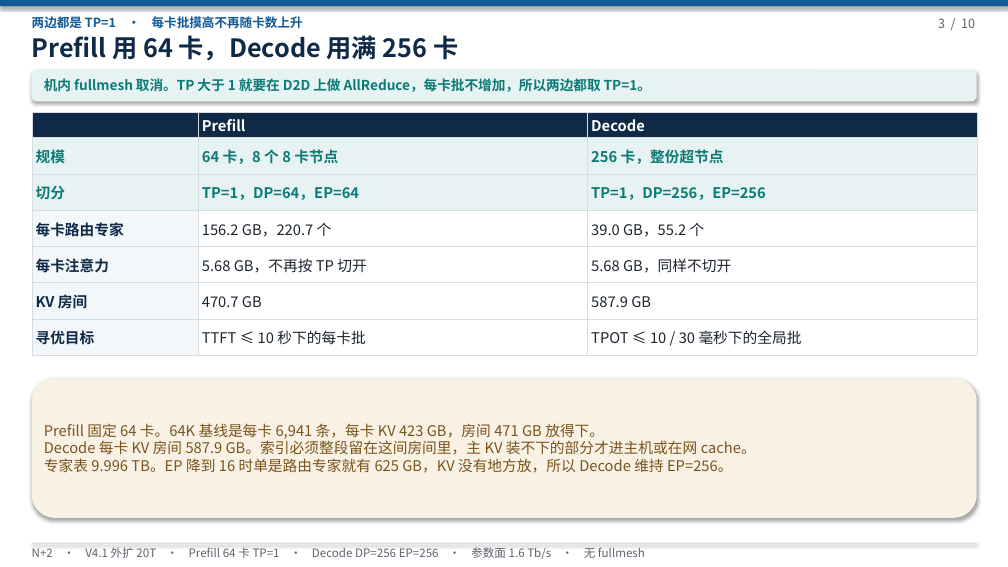
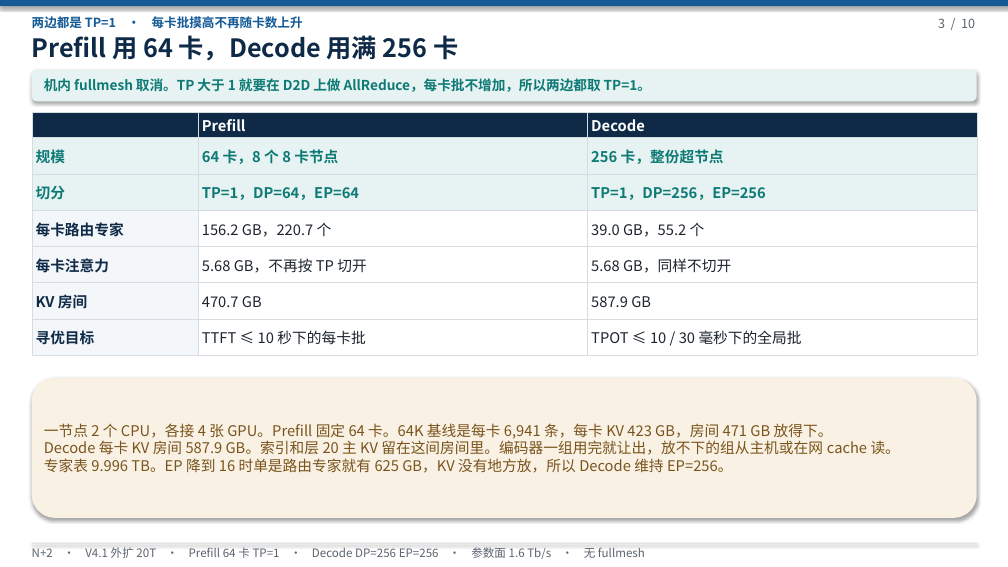
Before and after one commit to 69515164-rgb/UCL-MPComm, a slide deck: slide 3 of docs/N+2-20T-V4.1-无TP.pptx. Drawn at 1008x567 pixels with LibreOffice and Linux fonts; fonts in the diff are those of the drawing. Boxes give left, top, right and bottom in pixels: in the first picture for what was removed or moved away, otherwise in the second. Text is boxed around its words. In the diff, an @@ line names an element or a change of style, - is before the commit and + after.

```diff
--- a/docs/N+2-20T-V4.1-无TP.pptx
+++ b/docs/N+2-20T-V4.1-无TP.pptx
@@ text at [44, 423, 900, 455]: text changed @@
-Prefill 固定 64 卡。64K 基线是每卡 6,941 条，每卡 KV 423 GB，房间 471 GB 放得下。
-Decode 每卡 KV 房间 587.9 GB。索引必须整段留在这间房间里，主 KV 装不下的部分才进主机或在网 cache。
+一节点 2 个 CPU，各接 4 张 GPU。Prefill 固定 64 卡。64K 基线是每卡 6,941 条，每卡 KV 423 GB，房间 471 GB 放得下。
+Decode 每卡 KV 房间 587.9 GB。索引和层 20 主 KV 留在这间房间里。编码器一组用完就让出，放不下的组从主机或在网 cache 读。
```
Also in this commit, not shown: 7 other slides changed, 1 other file.
